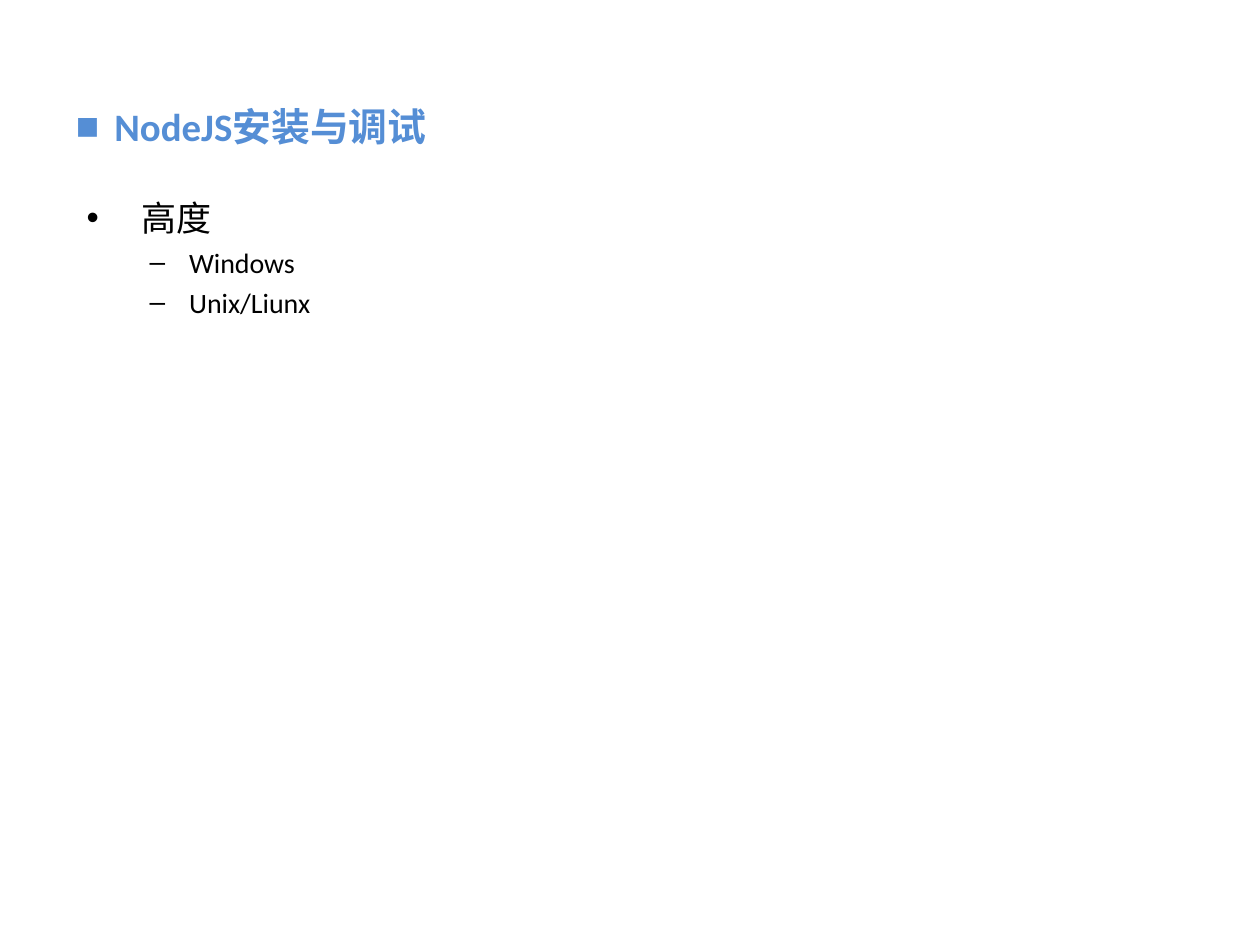
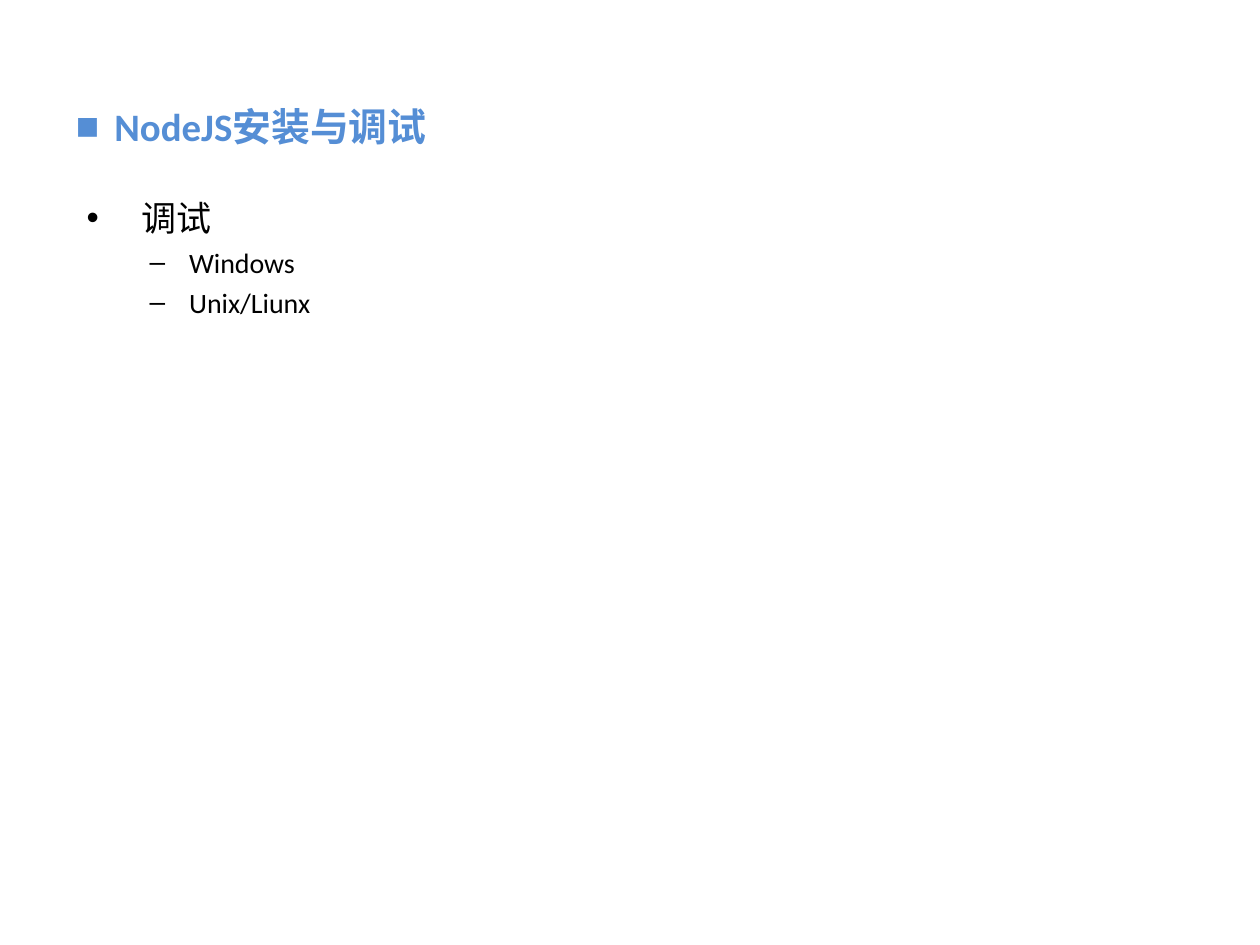
Before and after one commit to vaik/Documents, a slide deck: slide 13 of 我的分享/NodeJS基础概念理解.ppt (slide 12 before the commit). Drawn at 1260x945 pixels with LibreOffice and Linux fonts; fonts in the diff are those of the drawing; background and template pictures are left out. Boxes give left, top, right and bottom in pixels: in the first picture for what was removed or moved away, otherwise in the second. Text is boxed around its words. In the diff, an @@ line names an element or a change of style, - is before the commit and + after.

```diff
--- a/我的分享/NodeJS基础概念理解.ppt
+++ b/我的分享/NodeJS基础概念理解.ppt
@@ text at box(142, 201, 212, 234): text changed @@
-• 高度
+• 调试
```
Also in this commit, not shown: 1 other slide changed.
